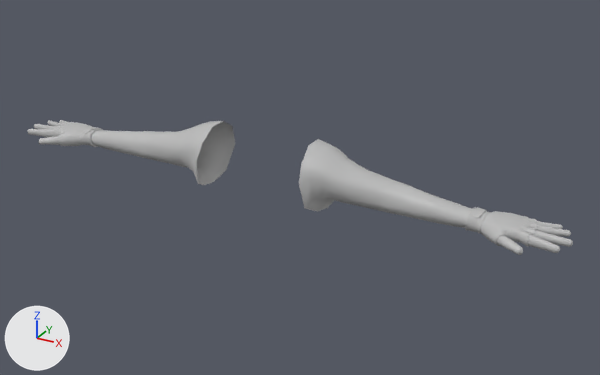
Two versions of the FBX model Assets/Graphics/Models/Character/First_person_rig.fbx, one commit apart.
One viewpoint serves both versions: a 50 mm lens placed at (0.0459, -0.0749, 0.0964), pointed at (0.0041, 0.0011, 0.0585). The axes (+X, +Y, +Z) are drawn at lower left. The lights are the same throughout. Where no turn or scale is listed for an object, it has been applied to the vertices.

Script lines for the objects in view, before the commit:
```python
me_mesh = bpy.data.meshes.new('Mesh')
me_mesh.from_pydata(...)  # 1934 vertices, 2008 faces; spans x -0.0347..0.0347, y -0.0044..0.0042, z 0.0567..0.0646
me_mesh.materials.append(mat_lambert1)  # grey #bcbcbc
ob_handrigg_lowpoly_skinned_arm_mesh = bpy.data.objects.new('handrigg_lowpoly_skinned:Arm_mesh', me_mesh)
ob_handrigg_lowpoly_skinned_arm_mesh.location = (0.0, 0.0, 0.0)
```
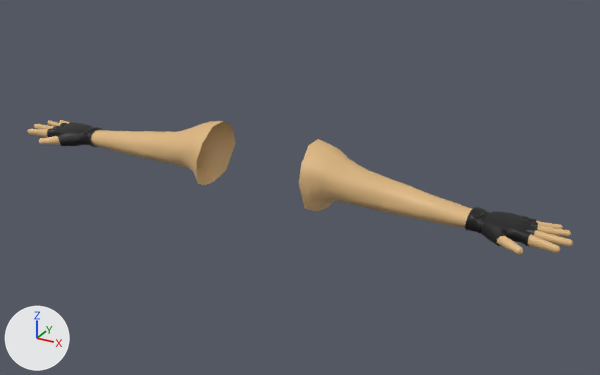
The change, as JSON lines over the scene's bpy script:
```json
{"op": "add", "block": "mat_gloves", "code": ["mat_gloves = principled_material('Gloves')", "mat_gloves.base_color = (0.004, 0.004, 0.004)  # black #0d0d0d"]}
{"op": "add", "block": "mat_skin", "code": ["mat_skin = principled_material('Skin')", "mat_skin.base_color = (0.734, 0.475, 0.216)  # beige #deb780"]}
{"block": "me_mesh", "where": "# used by ob_handrigg_lowpoly_skinned_arm_mesh; location = (0.0, 0.0, 0.0)"}
{"op": "remove", "block": "me_mesh", "code": "me_mesh.from_pydata(...)  # 1934 vertices, 2008 faces; spans x -0.0347..0.0347, y -0.0044..0.0042, z 0.0567..0.0646"}
{"op": "add", "block": "me_mesh", "code": "me_mesh.from_pydata(...)  # 1924 vertices, 1996 faces; spans x -0.0347..0.0347, y -0.0044..0.0042, z 0.0567..0.0646"}
{"block": "me_mesh", "change": "me_mesh part 1: 1087 faces spanning x -0.0347..0.0347, y -0.0044..0.0042, z 0.0567..0.0646 switch from mat_lambert1 (grey #bcbcbc) to mat_skin (beige #deb780)"}
{"block": "me_mesh", "change": "me_mesh part 2: 882 faces spanning x -0.0311..0.0311, y -0.0034..0.0021, z 0.0586..0.0611 switch from mat_lambert1 (grey #bcbcbc) to mat_gloves (black #0d0d0d)"}
```

Changed parts and their boxes [x1, y1, x2, y2] in the pictures (600 x 375 px):
```json
{"part": 1, "of": "me_mesh", "change": "recoloured", "before": [27, 120, 573, 255], "after": [27, 120, 573, 255], "on screen": "grey to beige"}
{"part": 2, "of": "me_mesh", "change": "recoloured", "before": [47, 122, 538, 246], "after": [47, 122, 538, 246], "on screen": "grey to black"}
```
